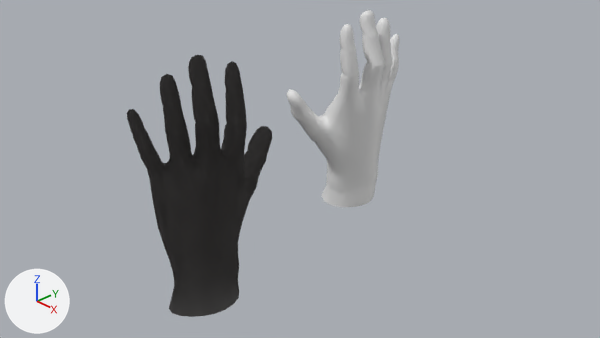
What one commit did to the Blender file Painbox 2018.1.4/Assets/Models/HandModel/Hands.blend.
Rendered twice from the file's camera 'Camera'. Every picture has the same lights, and +X, +Y and +Z are marked at lower left.

Objects in the first picture: 'Plane.001', 'Right hand'.
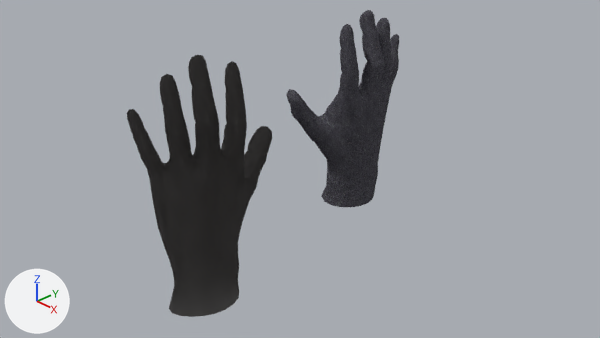
Where the change shows, as pixel boxes (x1, y1, x2, y2) in the pictures (600 x 338 px):
'Right hand', recoloured (grey to black)
    both: (287, 10, 399, 207)

The change, as a list of edits to the scene's bpy script:
```text
Add img_texturescom_fabricwool0017_m_jpg:
    img_texturescom_fabricwool0017_m_jpg = load_image('TexturesCom_FabricWool0017_M.jpg', 'TexturesCom_FabricWool0017_M.jpg', 1600, 986, 'sRGB')
Add mat_material:
    mat_material = bpy.data.materials.new('Material')
    # uses the picture img_texturescom_fabricwool0017_m_jpg
Change me_plane:
    where me_plane.from_pydata(...)  # 1045 vertices, 1036 faces; spans x -0.166..0.044, y 0.004..0.65, z -0.385..0.01
    add me_plane.materials.append(mat_material)
```
